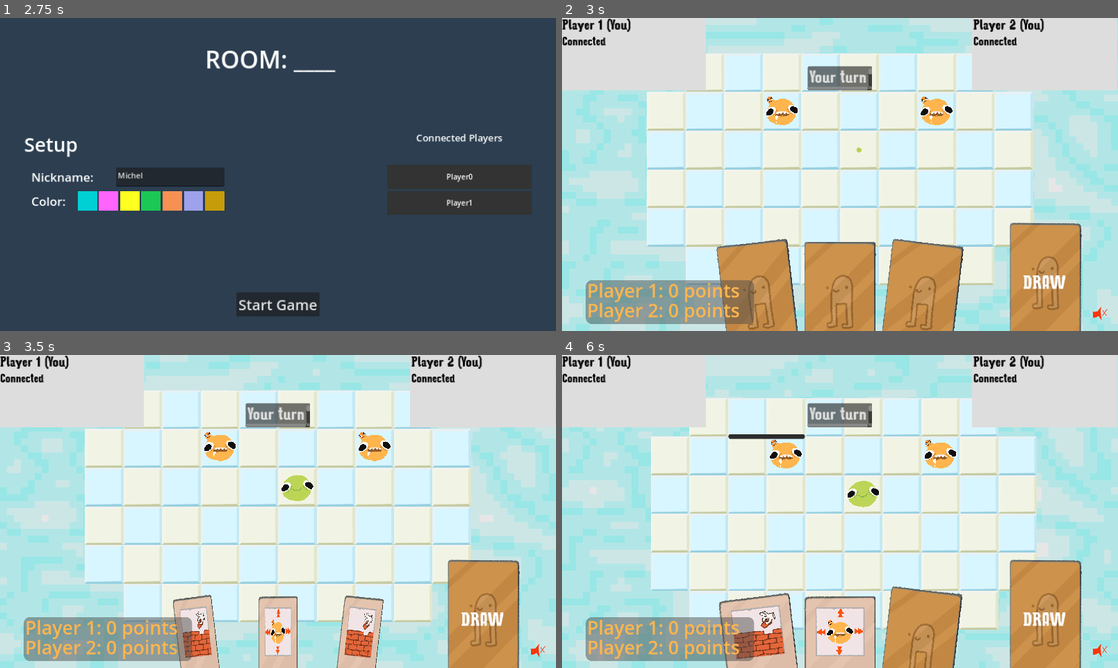
Above: before the commit, frames 1-4 (two rows, left to right).
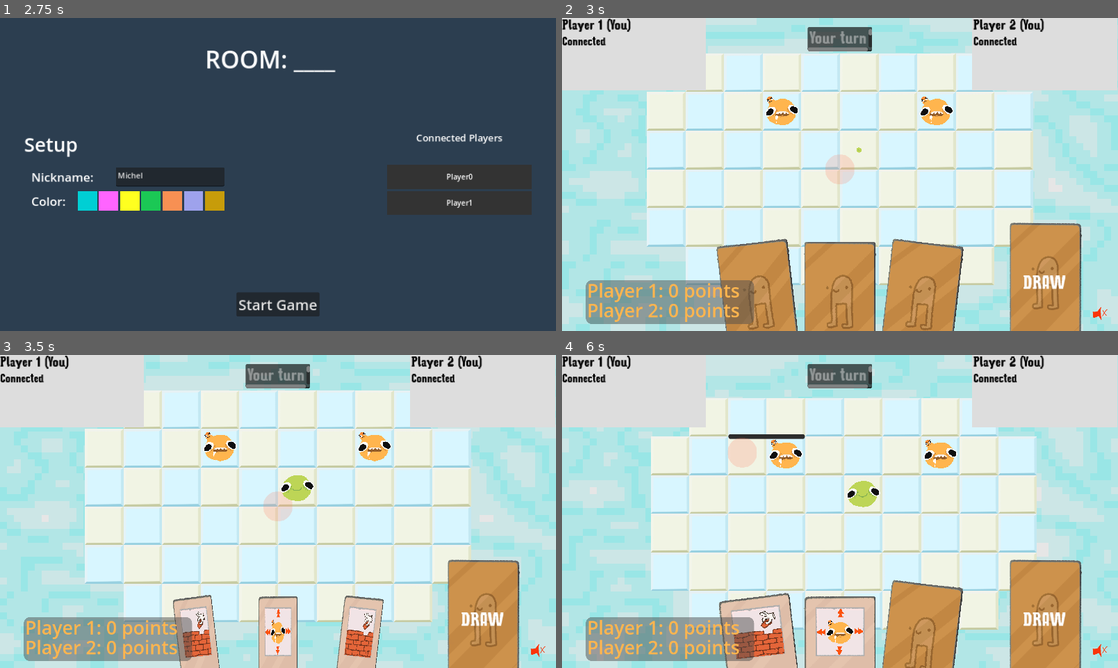
Above: after the commit, the same moments.

Repository: patator62180/GDWL_67
Game: Godot game, scene res://scenes/main/main.tscn
The game is run twice, just before and just after one commit, with the same random seed, the same clock (stepped at 60 frames per second) and the same inputs.
Inputs (mouse positions are in pixels of both pictures, inside the frame that each line leads up to):
- Up to frame 1 (2.75 s): click "[FAKE] Start as player (local)" at 0.5 s; click (278, 190) at 1.27 s; type "12" at 1.35 s; click "PLAY LOCAL" at 2 s
- Up to frame 2 (3 s): click "Start Game" at 2.75 s
- Up to frame 3 (3.5 s): no input
- Up to frame 4 (6 s): tap Enter (ui_accept) at 3.5 s; drag from (762, 655) to (784, 448) at 3.52 s; drag from (840, 655) to (784, 455) at 4.27 s; move the mouse to (917, 655) at 5.02 s; hold Right (right) 5.03-5.75 s; right-click (917, 655) at 5.1 s; click (917, 655) at 5.3 s; drag from (778, 448) to (673, 464) at 5.77 s

Frame 1 is identical in both runs. In frame 2, 2.1% of the frame differs, in the area x 44-56%, y 2-54%; in frame 3, 2.1%; in frame 4, 2.7%, in the area x 29-73%, y 2-100%.

Commit message:
new input system

Diff:
--- a/scenes/HUD/hud.tscn
+++ b/scenes/HUD/hud.tscn
@@ -1,13 +1,14 @@
-[gd_scene load_steps=16 format=3 uid="uid://biqj0t60x1dv0"]
+[gd_scene load_steps=17 format=3 uid="uid://biqj0t60x1dv0"]
 
 [ext_resource type="PackedScene" uid="uid://biumy12wvsfs5" path="res://scenes/player_card/player_card.tscn" id="1_0lgt1"]
 [ext_resource type="Script" path="res://scenes/HUD/hud.gd" id="1_wj8wa"]
 [ext_resource type="Script" path="res://scenes/HUD/ScoreControl.gd" id="3_og24l"]
+[ext_resource type="Script" path="res://scenes/HUD/input_manager.gd" id="3_tidyo"]
 [ext_resource type="Shader" path="res://scenes/game/scoreHueJ1.gdshader" id="4_wnq48"]
 [ext_resource type="PackedScene" uid="uid://dsmt3xnq7i1eu" path="res://scenes/cards/hand.tscn" id="5_euuyo"]
 [ext_resource type="Texture2D" uid="uid://bla2q5wqubnu8" path="res://sprites/sound_mute.png" id="6_5163j"]
 [ext_resource type="Texture2D" uid="uid://bsqi6cgf3k5c7" path="res://sprites/sound_unmute.png" id="7_yym30"]
-[ext_resource type="Theme" path="res://scenes/background/theme_principal.tres" id="8_0kiu8"]
+[ext_resource type="Theme" uid="uid://bnf832jc7xfl4" path="res://scenes/background/theme_principal.tres" id="8_0kiu8"]
 
 [sub_resource type="LabelSettings" id="LabelSettings_hyrud"]
 font_size = 50
@@ -165,6 +166,15 @@
 horizontal_alignment = 1
 vertical_alignment = 1
 
+[node name="InputManager" type="Control" parent="."]
+layout_mode = 3
+anchors_preset = 15
+anchor_right = 1.0
+anchor_bottom = 1.0
+grow_horizontal = 2
+grow_vertical = 2
+script = ExtResource("3_tidyo")
+
 [node name="Hand" parent="." instance=ExtResource("5_euuyo")]
 
 [node name="ScoreCard" type="Control" parent="." node_paths=PackedStringArray("score_label_j1", "score_label_j2")]
@@ -270,23 +280,46 @@
 anchor_left = 0.5
 anchor_right = 0.5
 offset_left = -67.0
-offset_top = 100.0
+offset_top = 19.0
 offset_right = 67.0
-offset_bottom = 150.0
-grow_horizontal = 2
+offset_bottom = 69.0
+grow_horizontal = 2
+mouse_filter = 2
+mouse_force_pass_scroll_events = false
 theme = ExtResource("8_0kiu8")
 theme_override_font_sizes/font_size = 36
 text = "Your turn!"
+editable = false
+context_menu_enabled = false
+shortcut_keys_enabled = false
+selecting_enabled = false
+deselect_on_focus_loss_enabled = false
+drag_and_drop_selection_enabled = false
+virtual_keyboard_enabled = false
+middle_mouse_paste_enabled = false
 
 [node name="OtherPlayerTurnLabel" type="TextEdit" parent="."]
 anchors_preset = 5
 anchor_left = 0.5
 anchor_right = 0.5
 offset_left = -150.5
-offset_top = 100.0
+offset_top = 19.0
 offset_right = 150.5
-offset_bottom = 150.0
-grow_horizontal = 2
+offset_bottom = 69.0
+grow_horizontal = 2
+mouse_filter = 2
+mouse_force_pass_scroll_events = false
 theme = ExtResource("8_0kiu8")
 theme_override_font_sizes/font_size = 36
 text = "Waiting for opponent..."
+editable = false
+context_menu_enabled = false
+shortcut_keys_enabled = false
+selecting_enabled = false
+deselect_on_focus_loss_enabled = false
+drag_and_drop_selection_enabled = false
+virtual_keyboard_enabled = false
+middle_mouse_paste_enabled = false
+
+[connection signal="gui_input" from="InputManager" to="InputManager" method="_on_gui_input"]
+[connection signal="mouse_exited" from="InputManager" to="InputManager" method="_on_mouse_exited"]
--- /dev/null
+++ b/scenes/HUD/input_manager.gd
@@ -0,0 +1,39 @@
+extends Control
+
+class_name InputManager
+
+static var instance: InputManager
+
+signal game_mouse_click(Vector2, bool)
+signal game_mouse_move(Vector2)
+signal game_mouse_exited
+
+# Called when the node enters the scene tree for the first time.
+func _ready():
+    instance = self
+
+func _on_gui_input(event):
+    if event is InputEventMouseMotion:
+        handle_mouse_move(event as InputEventMouseMotion)
+
+    if event is InputEventMouseButton:
+        handle_mouse_click(event as InputEventMouseButton)
+
+func handle_mouse_move(event: InputEventMouseMotion):
+    game_mouse_move.emit(center_position(event.position))
+
+func handle_mouse_click(event: InputEventMouseButton):
+    if event.is_pressed() and (event.button_index == 1 or 2):
+        game_mouse_click.emit(center_position(event.position), event.button_index == 1)
+
+func center_position(position: Vector2):
+    var camera_zoom = Camera.instance.zoom.x
+    var camera_offset = Camera.instance.position
+
+    var centered_position = ((position + camera_offset) - size / 2) / camera_zoom
+
+    return centered_position
+
+
+func _on_mouse_exited():
+    game_mouse_exited.emit()
--- a/scenes/camera/camera_2d.gd
+++ b/scenes/camera/camera_2d.gd
@@ -1,10 +1,17 @@
 extends Camera2D
+
+class_name Camera
+
+static var instance: Camera2D
 
 @export var camera_drag : float = 25
 @export var shockwave : Shockwave
 
+func _init():
+    instance = self
 
 func _process(delta):
+    pass
     position = get_local_mouse_position()/camera_drag
 
 func play_shockwave_anim(screen_ratio):
--- a/scenes/cards/hand.tscn
+++ b/scenes/cards/hand.tscn
@@ -13,6 +13,7 @@
 offset_top = -200.0
 grow_horizontal = 2
 grow_vertical = 0
+mouse_filter = 2
 script = ExtResource("1_cctgx")
 cards_parent = NodePath("Cards")
 max_width = 600
--- a/scenes/grid/grid.gd
+++ b/scenes/grid/grid.gd
@@ -6,6 +6,8 @@
 @export var selection_tile_map: TileMap
 @export var wall_tile_map: TileMap
 @export var selection_wall_tile_map: TileMap
+
+@export var debug: Sprite2D
 
 signal cell_click
 signal cell_hovered
@@ -42,19 +44,57 @@
 # Called when the node enters the scene tree for the first time.
 func _ready():
     grid_size = tile_map.tile_set.tile_size.x
-    pass # Replace with function body.
+
+    InputManager.instance.game_mouse_move.connect(on_mouse_move)
+    InputManager.instance.game_mouse_click.connect(on_mouse_click)
+    InputManager.instance.game_mouse_exited.connect(on_mouse_exited)
+
+
+func on_mouse_move(position: Vector2):
+    debug.position = position
+
+    if selected_card_type == "Wall":
+        show_wall_highlight(position)
+
+    if selected_card_type == "Movement":
+        show_movement_arrow(position)
+
+func on_mouse_click(position: Vector2, is_left_click: bool):
+    if selected_card_type == "Movement" and is_left_click:
+        var grid_pos = get_grid_pos(position)
+        var cell_tile_data = tile_map.get_cell_source_id(0, grid_pos)
+
+        if cell_tile_data != -1:
+            cell_click.emit(grid_pos)
+
+    if selected_card_type == "Wall":
+        if is_left_click:
+            try_create_wall()
+        else:
+            current_wall_index = 1 if current_wall_index == 0 else 0
+            draw_wall_highlight()
+
+func on_mouse_exited():
+    selection_wall_tile_map.clear()
+    selected_wall_tile = null
 
 # Called every frame. 'delta' is the elapsed time since the previous frame.
 func _process(delta):
-    if Input.is_action_just_pressed("mouse_select"):
-        if try_create_wall():
-            return
-        try_move_player()
-
-    check_wall_input_pressed()
-    check_wall_input_released()
-
-    manage_highlight_arows()
+    if selected_card_type != "Wall" and selected_wall_tile != null:
+        selection_wall_tile_map.clear()
+        selected_wall_tile = null
+
+    if selected_card_type != "Movement" and selected_tile != null:
+        clear_possible_selections()
+    #if Input.is_action_just_pressed("mouse_select"):
+        #if try_create_wall():
+            #return
+        #try_move_player()
+    #
+    #check_wall_input_pressed()
+    #check_wall_input_released()
+        #
+    #manage_highlight_arows()
 
     #if selection_tile_map.get_cell_source_id(0, get_grid_pos(get_local_mouse_position())) == 1:
         #play_sound_hovered_tile()
@@ -74,7 +114,6 @@
         var pos = Vector2(grid_pos + direction)
         if is_possible_tile(pos) and is_possible_movement(grid_pos, direction) and player_managers.check_for_player(self, pos) == null:
             selection_tile_map.set_cell(0, pos, 0, Vector2(0,0))
-
 
 func clear_possible_selections():
     selected_tile = null
@@ -105,16 +144,15 @@
     wall_tile_map.set_cell(0, grid_pos, tile_index, Vector2.ZERO)
     wall_placed.emit()
 
-
-func try_move_player():
-    var mouse_pos = get_local_mouse_position()
-    var grid_pos = get_grid_pos(mouse_pos)
-
-    is_possible_movement(grid_pos, Vector2.ZERO)
-
-    var cell_tile_data = tile_map.get_cell_source_id(0, grid_pos)
-    if cell_tile_data != -1:
-        cell_click.emit(grid_pos)
+#func try_move_player():
+    #var mouse_pos = get_local_mouse_position()
+    #var grid_pos = get_grid_pos(mouse_pos)
+        #
+    #is_possible_movement(grid_pos, Vector2.ZERO)
+                #
+    #var cell_tile_data = tile_map.get_cell_source_id(0, grid_pos)
+    #if cell_tile_data != -1:
+        #cell_click.emit(grid_pos)
 
 func try_create_wall():
     if selected_wall_tile != null:
@@ -125,42 +163,35 @@
         return true
     return false
 
-func check_wall_input_pressed():
-    if selected_card_type == "Wall":
-        var mouse_pos = get_local_mouse_position()
-        var grid_pos_offset = get_grid_pos(mouse_pos - Vector2.ONE * grid_size / 2)
-
-        if !is_possible_tile(grid_pos_offset):
-            selected_wall_tile = null
-            selection_wall_tile_map.clear()
+func show_wall_highlight(position: Vector2):
+    var mouse_pos = get_local_mouse_position()
+    var grid_pos_offset = get_grid_pos(position - Vector2.ONE * grid_size / 2)
+
+    if !is_possible_tile(grid_pos_offset):
+        selected_wall_tile = null
+        selection_wall_tile_map.clear()
+        return
+
+    if selected_wall_tile != grid_pos_offset:
+        selected_wall_tile = grid_pos_offset
+        draw_wall_highlight()
+
+func draw_wall_highlight():
+    selection_wall_tile_map.clear()
+    selection_wall_tile_map.set_cell(0, selected_wall_tile, current_wall_index, Vector2.ZERO)
+
+func show_movement_arrow(position: Vector2):
+    if selected_tile != null:
+        var grid_pos = get_grid_pos(position)
+
+        if grid_pos == previous_hovered_tile:
             return
 
-        if selected_wall_tile != grid_pos_offset:
-            selected_wall_tile = grid_pos_offset
-            selection_wall_tile_map.clear()
-            selection_wall_tile_map.set_cell(0, selected_wall_tile, current_wall_index, Vector2.ZERO)
-
-        if Input.is_action_just_pressed("mouse_right"):
-            current_wall_index = 1 if current_wall_index == 0 else 0
-            selection_wall_tile_map.clear()
-            selection_wall_tile_map.set_cell(0, selected_wall_tile, current_wall_index, Vector2.ZERO)
-
-func check_wall_input_released():
-    if selected_card_type != "Wall":
-        selection_wall_tile_map.clear()
-        selected_wall_tile = null
-
-func manage_highlight_arows():
-    if selected_tile != null:
-        if previous_hovered_tile != null:
-            selection_tile_map.set_cell(0, previous_hovered_tile, 0, Vector2.ZERO)
-
-        var mouse_pos = get_local_mouse_position()
-        var grid_pos = get_grid_pos(mouse_pos)
-
         var highlight_id = selection_tile_map.get_cell_source_id(0, grid_pos)
 
         if highlight_id == 0:
+            reset_movement_arrows()
+
             var direction = grid_pos - selected_tile
             var atlas_id = Vector2.ZERO
             match direction:
@@ -172,6 +203,12 @@
                     atlas_id = Vector2(3,0)
 
             selection_tile_map.set_cell(0, grid_pos, 1, atlas_id)
-            if !(previous_hovered_tile == grid_pos):
-                cell_hovered.emit()
             previous_hovered_tile = grid_pos
+            cell_hovered.emit()
+        else:
+            reset_movement_arrows()
+
+func reset_movement_arrows():
+    if previous_hovered_tile != null:
+        selection_tile_map.set_cell(0, previous_hovered_tile, 0, Vector2.ZERO)
+        previous_hovered_tile = null
--- a/scenes/grid/grid.tscn
+++ b/scenes/grid/grid.tscn
@@ -1,16 +1,18 @@
-[gd_scene load_steps=5 format=3 uid="uid://de6fuev88g57f"]
+[gd_scene load_steps=6 format=3 uid="uid://de6fuev88g57f"]
 
 [ext_resource type="Script" path="res://scenes/grid/grid.gd" id="1_qbift"]
 [ext_resource type="TileSet" uid="uid://dpgv8vcohuucb" path="res://tile_sets/level1.tres" id="2_pqvwu"]
 [ext_resource type="TileSet" uid="uid://baqdshuahgp71" path="res://tile_sets/selection.tres" id="3_i4i5g"]
 [ext_resource type="TileSet" uid="uid://wxknivquryt0" path="res://tile_sets/walls.tres" id="4_7guad"]
+[ext_resource type="Texture2D" uid="uid://bjlre1l8ka865" path="res://sprites/circle.png" id="5_jk85d"]
 
-[node name="Grid" type="Node2D" node_paths=PackedStringArray("tile_map", "selection_tile_map", "wall_tile_map", "selection_wall_tile_map")]
+[node name="Grid" type="Node2D" node_paths=PackedStringArray("tile_map", "selection_tile_map", "wall_tile_map", "selection_wall_tile_map", "debug")]
 script = ExtResource("1_qbift")
 tile_map = NodePath("TileMap")
 selection_tile_map = NodePath("TileSelection")
 wall_tile_map = NodePath("TileMapWall")
 selection_wall_tile_map = NodePath("TileMapWallSelection")
+debug = NodePath("Sprite2D")
 
 [node name="TileMap" type="TileMap" parent="."]
 tile_set = ExtResource("2_pqvwu")
@@ -30,3 +32,6 @@
 position = Vector2(50, 50)
 tile_set = ExtResource("4_7guad")
 format = 2
+
+[node name="Sprite2D" type="Sprite2D" parent="."]
+texture = ExtResource("5_jk85d")
